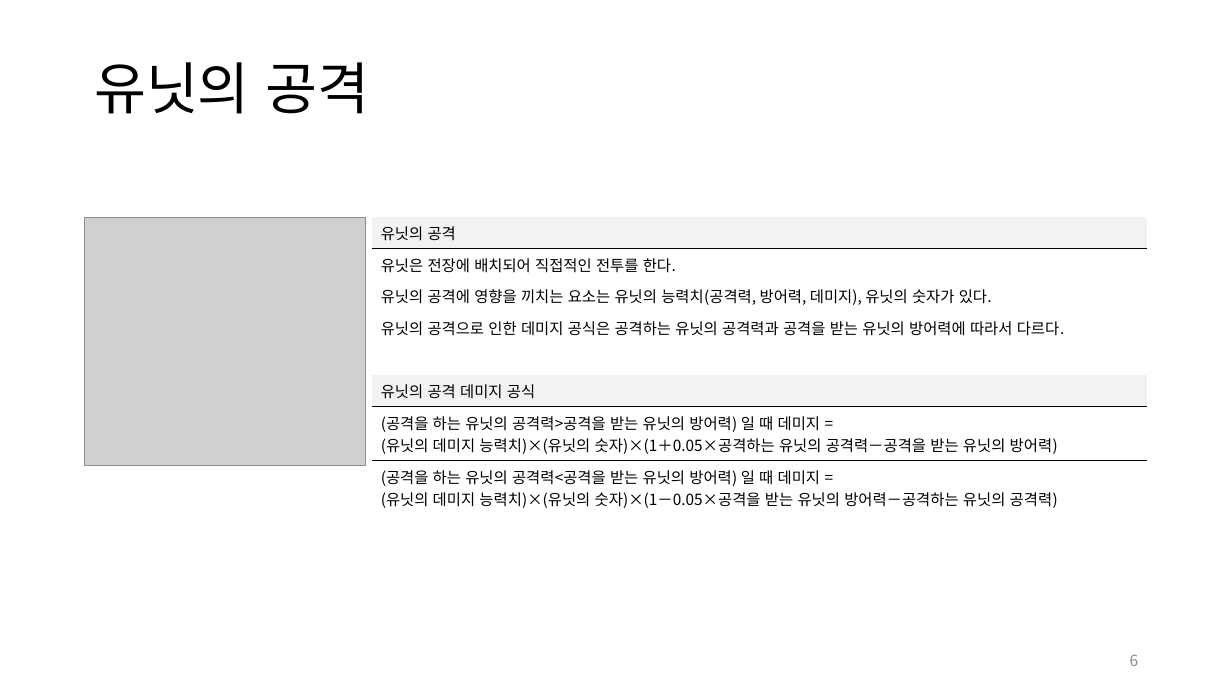
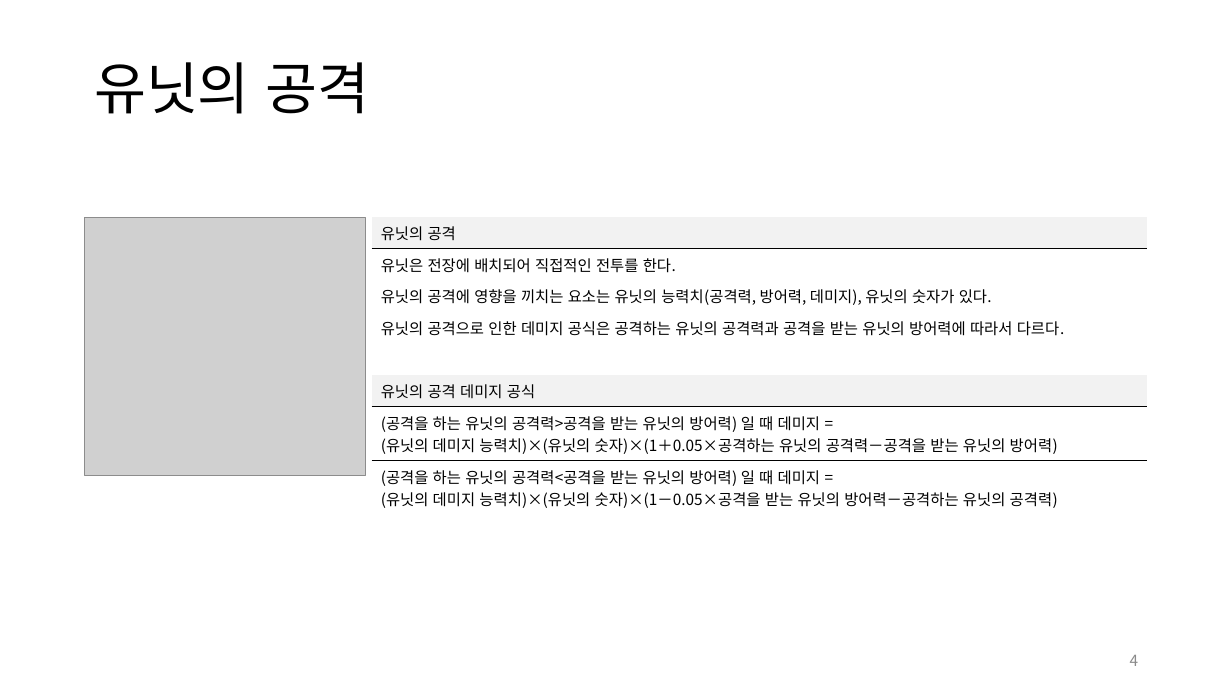
Before and after one commit to yjk0401/unityenginebasic_9th, a slide deck: slide 4 of 기획/마이트앤매직/히어로즈 오브 마이트 앤 매직 5 역기획서.pptx (slide 6 before the commit). Drawn at 1232x693 pixels with LibreOffice and Linux fonts; fonts in the diff are those of the drawing; grey boxes stand for pictures. Boxes give left, top, right and bottom in pixels: in the first picture for what was removed or moved away, otherwise in the second. Text is boxed around its words. In the diff, an @@ line names an element or a change of style, - is before the commit and + after.

```diff
--- a/기획/마이트앤매직/히어로즈 오브 마이트 앤 매직 5 역기획서.pptx
+++ b/기획/마이트앤매직/히어로즈 오브 마이트 앤 매직 5 역기획서.pptx
@@ picture resized from (x1=85, y1=217, x2=365, y2=466) to (x1=85, y1=217, x2=365, y2=476) @@
@@ page number at (x1=1130, y1=655, x2=1139, y2=666): text changed @@
-6
+4
```
Also in this commit, not shown: 4 other slides changed, 6 slides added, 2 other files.
